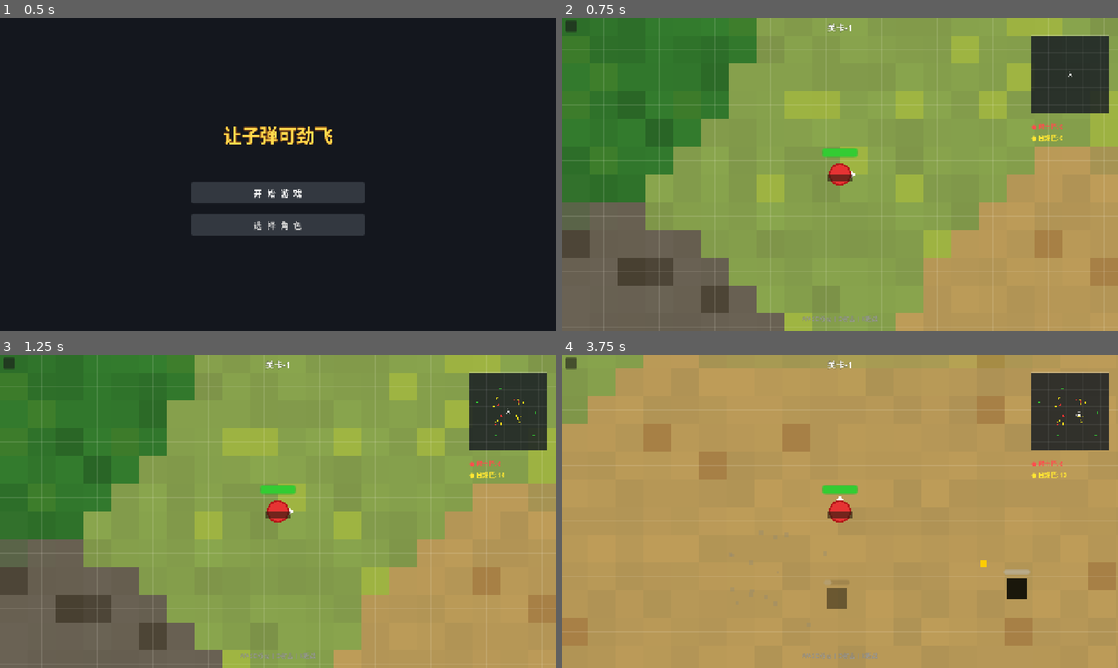
Above: before the commit, frames 1-4 (two rows, left to right).
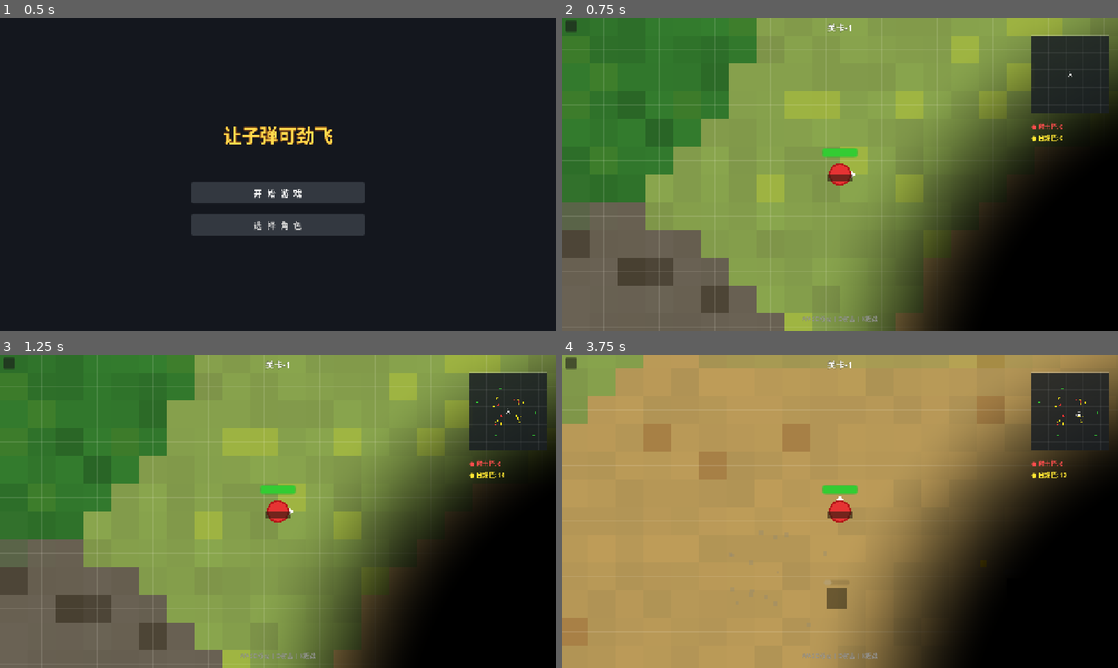
Above: after the commit, the same moments.

Repository: aikuangren/chiji
Game: Godot game, scene res://scenes/main_menu.tscn
Same seed, same stepped clock (60 frames per second), same inputs: the game is played once before the commit and once after it.
Inputs (mouse positions are in pixels of both pictures, inside the frame that each line leads up to):
- Up to frame 1 (0.5 s): no input
- Up to frame 2 (0.75 s): click "开 始 游 戏" at 0.5 s
- Up to frame 3 (1.25 s): no input
- Up to frame 4 (3.75 s): tap Enter (ui_accept) at 1.25, 1.52, 2.27 s; move the mouse to (962, 495) at 1.27 s; hold D 1.28-2.03 s; hold O 1.28-2.03 s; move the mouse to (728, 527) at 2.02 s; hold S 2.03-2.78 s; tap K at 2.1, 3.6 s; move the mouse to (895, 442) at 2.77 s; hold D 2.78-3.53 s; hold O 2.78-3.53 s; move the mouse to (812, 574) at 3.52 s; hold W from 3.53 s (still down)

Frame 1 is identical in both runs. In frame 2, 30% of the frame differs, in the area x 51-100%, y 0-100%; in frame 3, 30%; in frame 4, 31%.

Commit message:
fix: 迷雾坐标转换改用相对位置计算

Diff:
--- a/scripts/game.gd
+++ b/scripts/game.gd
@@ -218,12 +218,14 @@
 	var fog = $CanvasLayer/Fog
 	if fog and fog.material is ShaderMaterial:
 		if is_instance_valid(player):
-			var camera = get_viewport().get_camera_2d()
+			var viewport = get_viewport()
+			var camera = viewport.get_camera_2d()
 			if camera:
-				# 用 Canvas 变换将世界坐标转为屏幕坐标
-				var canvas_transform = camera.get_canvas_transform()
-				var screen_pos = canvas_transform * player.global_position
-				# 屏幕坐标以视口中心为原点，需要偏移到左上角
-				var viewport_size = get_viewport().get_visible_rect().size
+				var viewport_size = viewport.get_visible_rect().size
+				# 玩家相对于相机的位置（世界坐标差值）
+				var rel_pos = player.global_position - camera.global_position
+				# 考虑缩放 (zoom=2)
+				var screen_pos = rel_pos / camera.zoom
+				# 偏移到视口中心（左上角原点）
 				screen_pos += viewport_size * 0.5
 				fog.material.set_shader_parameter("player_pos", screen_pos)
